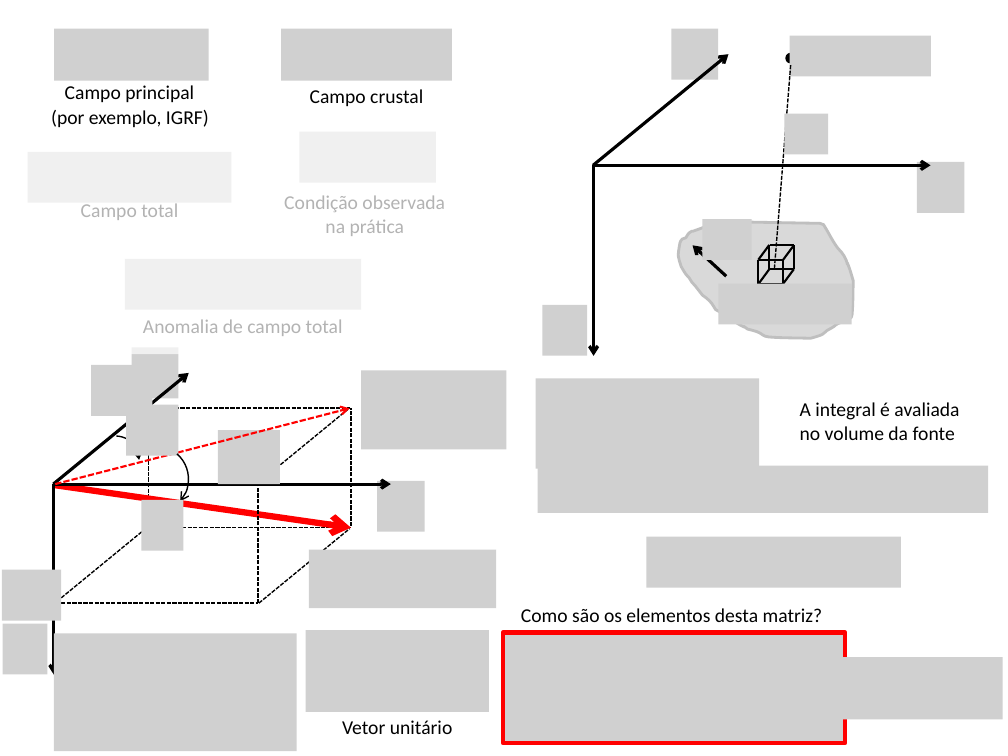
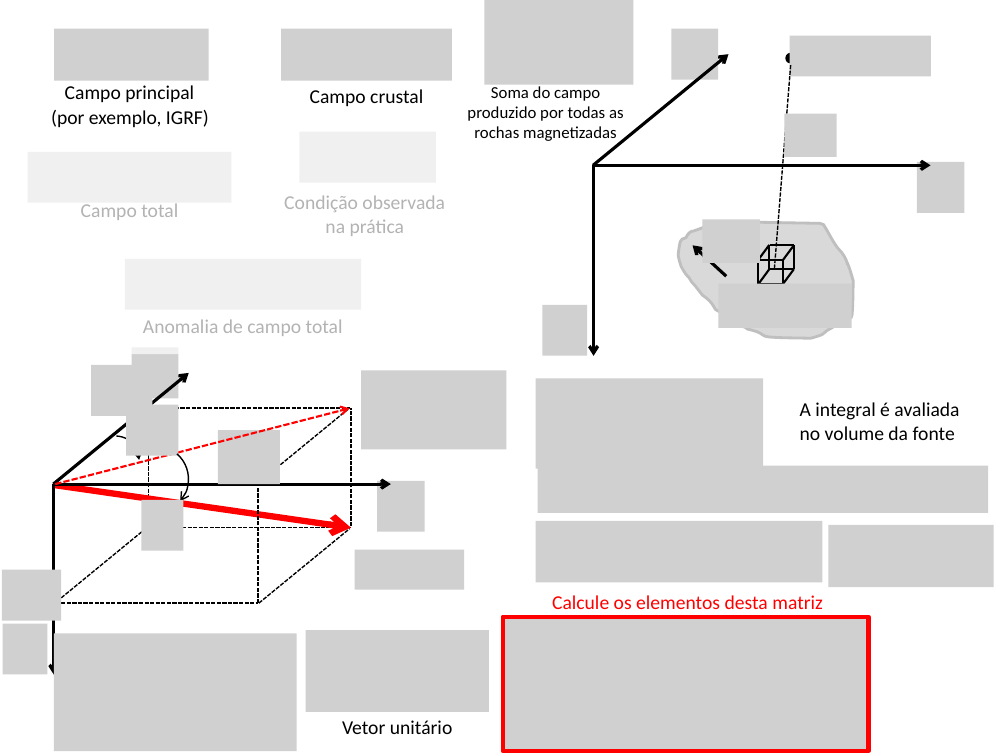
Before and after one commit to pinga-lab/CE-VII-SimBGf-2016, a slide deck: slide 14 of slides/4b_anomalia_campo_total.pptx (slide 15 before the commit). Drawn at 1008x756 pixels with LibreOffice and Linux fonts; fonts in the diff are those of the drawing; grey boxes stand for pictures. Boxes give left, top, right and bottom in pixels: in the first picture for what was removed or moved away, otherwise in the second. Text is boxed around its words. In the diff, an @@ line names an element or a change of style, - is before the commit and + after.

```diff
--- a/slides/4b_anomalia_campo_total.pptx
+++ b/slides/4b_anomalia_campo_total.pptx
@@ picture added at [485,0,634,85] @@
@@ text added at [467,86,624,141], 12 pt, text #000000 @@
+Soma do campo produzido por todas as rochas magnetizadas
@@ picture: place and size @@
-picture at [784,114,828,154]
+picture at [784,114,837,157]
@@ picture: place and size @@
-picture at [703,220,752,260]
+picture at [703,220,760,263]
@@ picture: place and size @@
-picture at [719,283,852,324]
+picture at [719,283,852,328]
@@ picture: place and size @@
-picture at [535,378,759,469]
+picture at [535,378,763,469]
@@ picture added at [535,521,822,583] @@
@@ picture removed at [646,536,900,587] @@
@@ picture added at [829,525,994,588] @@
@@ picture removed at [308,549,496,608] @@
@@ picture added at [355,549,465,590] @@
@@ text at [552,595,823,609]: text changed; text colour #000000 to #FF0000 @@
-Como são os elementos desta matriz?
+Calcule os elementos desta matriz
@@ picture: place and size @@
-picture at [503,632,846,743]
+picture at [503,617,869,751]
@@ picture removed at [838,657,1003,720] @@
```
Also in this commit, not shown: 17 other slides changed, 1 slide removed, 1 other file.
